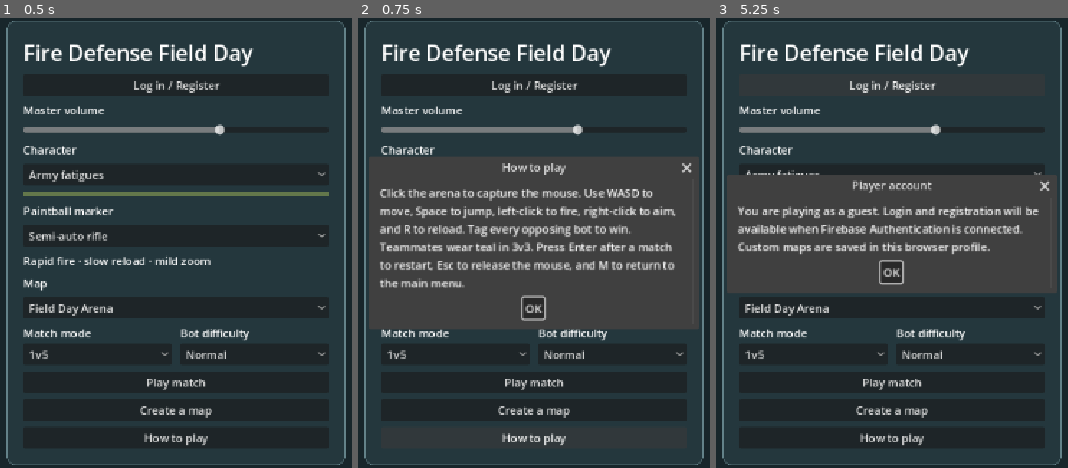
Above: before the commit, frames 1-3 (left to right).
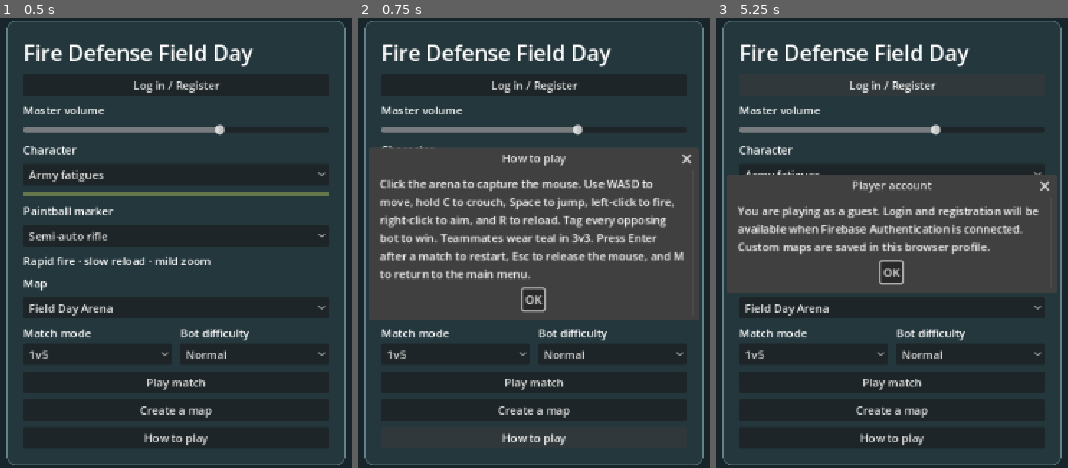
Above: after the commit, the same moments.

Repository: 302stang86/fdfd
Game: Godot game, scene res://menu.tscn
Same seed, same stepped clock (60 frames per second), same inputs: the game is played once before the commit and once after it.
Inputs:
- Up to frame 1 (0.5 s): no input
- Up to frame 2 (0.75 s): click "How to play" at 0.5 s
- Up to frame 3 (5.25 s): click "Normal" at 1.25 s; click "Normal" at 2 s; click "Play match" at 2.75 s; click "Play match" at 3.5 s; click "OK" at 4.25 s; click "Log in / Register" at 5 s

Frame 1 is identical in both runs. In frame 2, 15% of the frame differs, in the area x 3-97%, y 28-70%; in frame 3, nothing differs.

Commit message:
Document hold-to-crouch controls

Diff:
--- a/menu.gd
+++ b/menu.gd
@@ -86,7 +86,7 @@
 	add_button("Play match", play_match)
 	add_button("Create a map", open_editor)
 	add_button("How to play", func(): show_info("How to play",
-		"Click the arena to capture the mouse. Use WASD to move, Space to jump, left-click to fire, right …(191 unchanged characters)…
+		"Click the arena to capture the mouse. Use WASD to move, hold C to crouch, Space to jump, left-click to fire, right …(191 unchanged characters)…
 
 func add_label(value: String) -> Label:
 	var label := Label.new()
